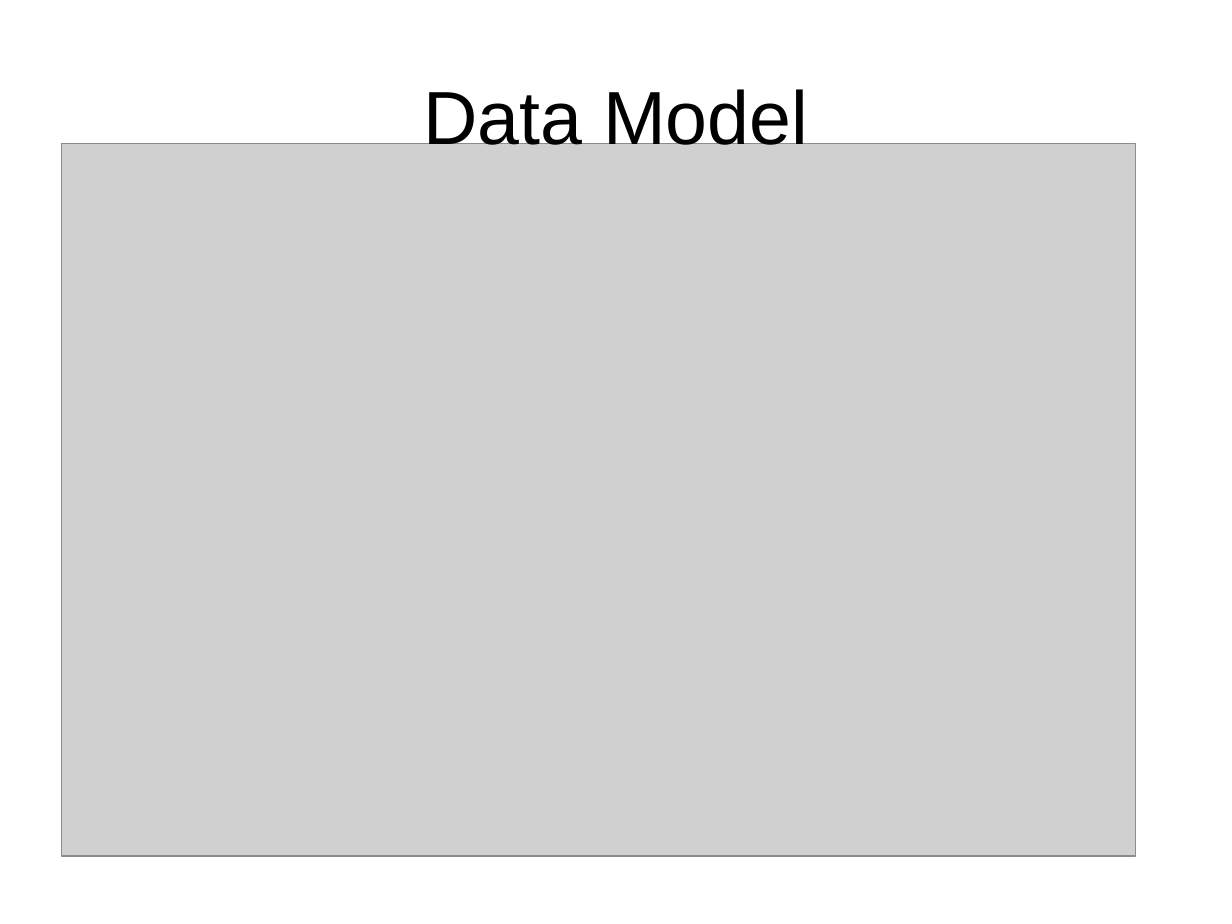
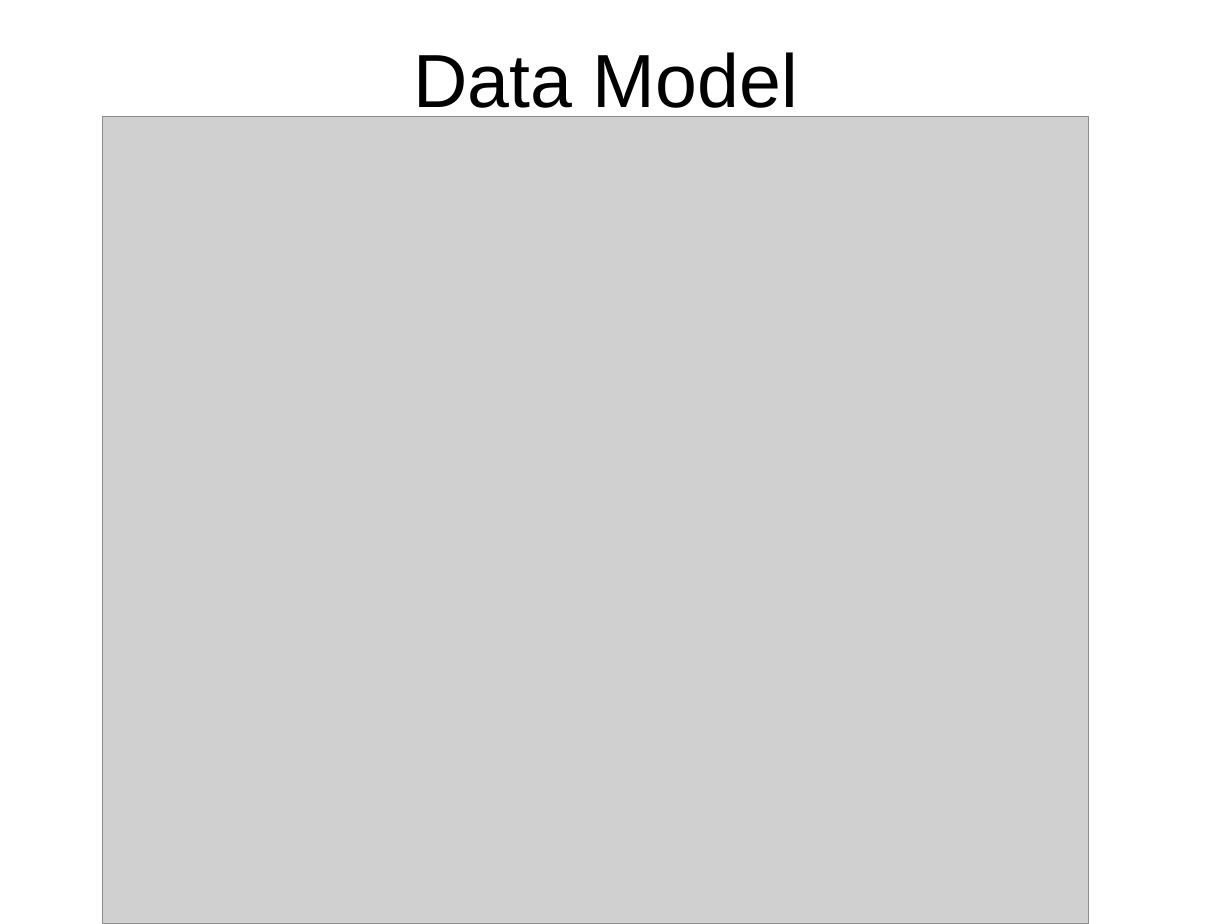
Before and after one commit to Unidata/IDV, a slide deck: slide 9 of ucar/unidata/repository/docs/presentations/architecture.ppt. Drawn at 1232x924 pixels with LibreOffice and Linux fonts; fonts in the diff are those of the drawing; grey boxes stand for pictures. Boxes give left, top, right and bottom in pixels: in the first picture for what was removed or moved away, otherwise in the second. Text is boxed around its words. In the diff, an @@ line names an element or a change of style, - is before the commit and + after.

```diff
--- a/ucar/unidata/repository/docs/presentations/architecture.ppt
+++ b/ucar/unidata/repository/docs/presentations/architecture.ppt
@@ title "Data Model": place and size @@
-title "Data Model" at (423,89,808,158)
+title "Data Model" at (413,52,798,121)
@@ picture: place and size @@
-picture at (62,144,1136,856)
+picture at (102,116,1088,924)
```
Also in this commit, not shown: 5 other slides changed, 3 other files.
